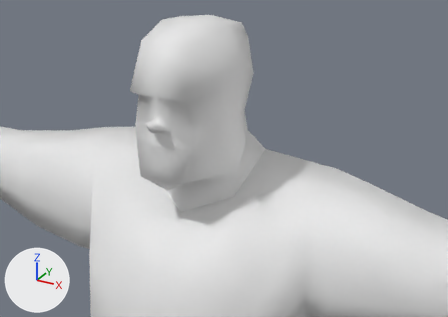
The Blender file trunk/data/blender/bob/bob.blend: old version first, new version second.
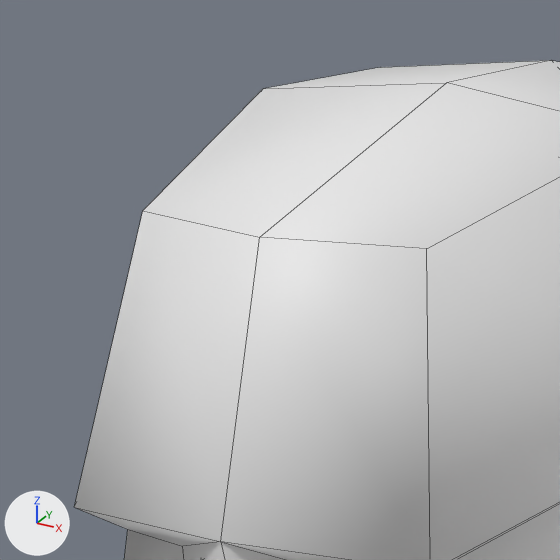
Each version appears first from a camera (50 mm lens) standing at (1.112, -1.772, 4.445) and looking at (0.237, -0.18, 3.649), and next in a close-up on the part from 26% to 47% of the width and 1% to 32% of the height. Every picture has the same lights, and +X, +Y and +Z are marked at lower left. The close-ups show mesh edges as thin lines.

The first close-up shows 'LowresHead'.
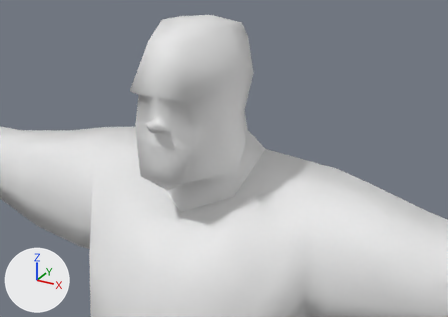
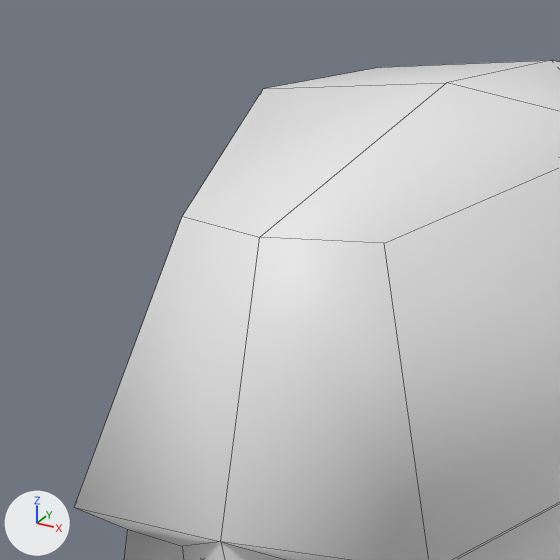
Boxes [x1, y1, x2, y2] around the edits, measured in the close-ups (560 x 560 px; the box of a moved part takes in the faces that stretch with it):
part 1 of me_plane_003, moved or reshaped: [74, 83, 446, 542] in both
part 2 of me_plane_003, moved or reshaped: [272, 165, 560, 560] in both

The change, as a diff of the scene's bpy script:
```diff
--- a/trunk/data/blender/bob/bob.blend.py
+++ b/trunk/data/blender/bob/bob.blend.py
@@ me_plane_003 @@
 me_plane_003.from_pydata(...)  # 61 vertices, 66 faces; spans x -0.209..0.209, y -0.309..0.309, z -0.345..0.345
 # used by ob_lowreshead; location = (0.0011, 0.0625, 3.6893)
-me_plane_003.vertices[14].co = (-0.092, -0.204, 0.295)  # pixel (142, 210)
-me_plane_003.vertices[15].co = (0.092, -0.204, 0.295)  # pixel (426, 248)
+# me_plane_003 part 1
+me_plane_003.vertices[14].co = (-0.066, -0.204, 0.295)  # pixel (182, 216)
+# me_plane_003 part 2
+me_plane_003.vertices[15].co = (0.066, -0.204, 0.295)  # pixel (384, 243)
```
